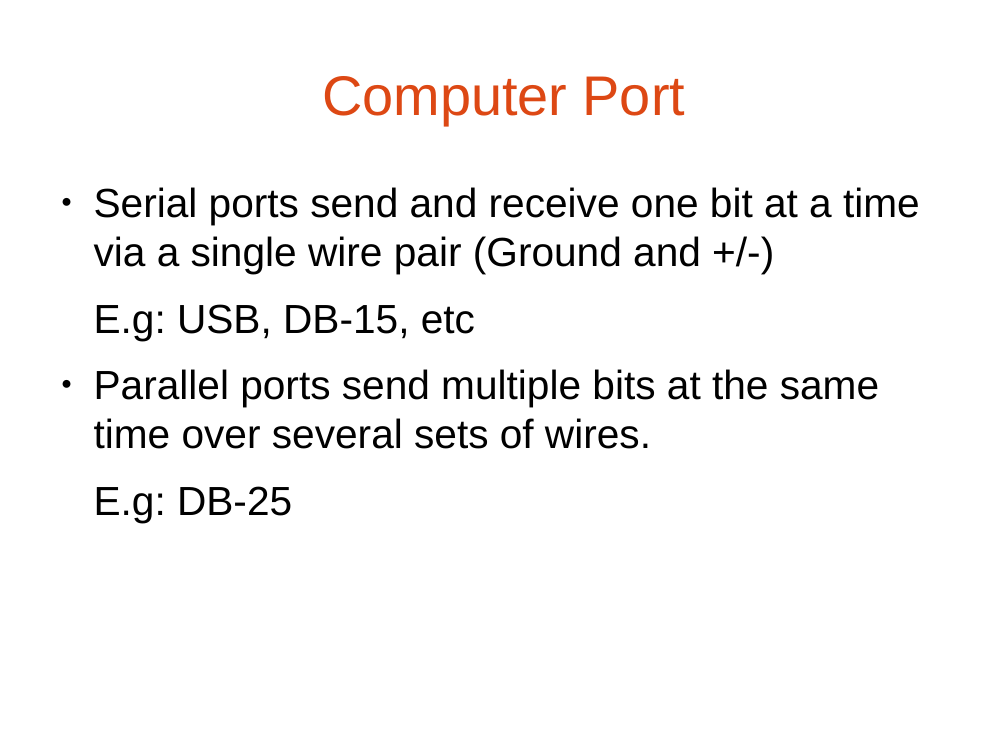
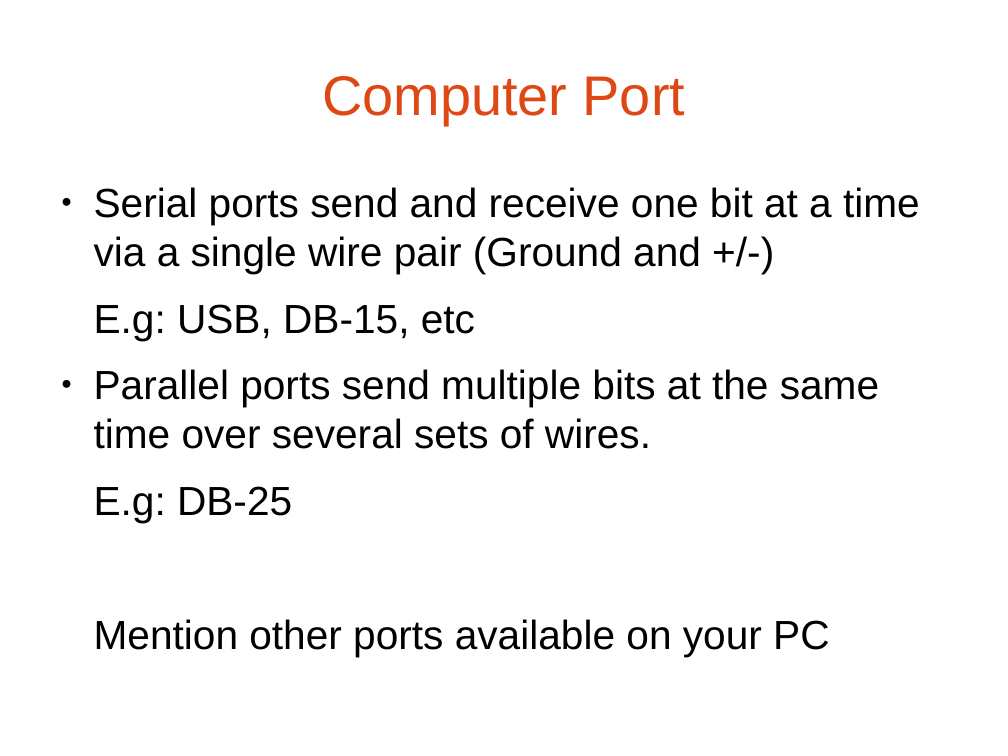
Before and after one commit to bagustris/TIK, a slide deck: slide 8 of tik-2.odp. Drawn at 1008x756 pixels with LibreOffice and Linux fonts; fonts in the diff are those of the drawing. Boxes give left, top, right and bottom in pixels: in the first picture for what was removed or moved away, otherwise in the second. Text is boxed around its words. In the diff, an @@ line names an element or a change of style, - is before the commit and + after.

```diff
--- a/tik-2.odp
+++ b/tik-2.odp
@@ text at [94, 619, 829, 656]: paragraph added @@
+Mention other ports available on your PC
```
Also in this commit, not shown: 3 other files.
